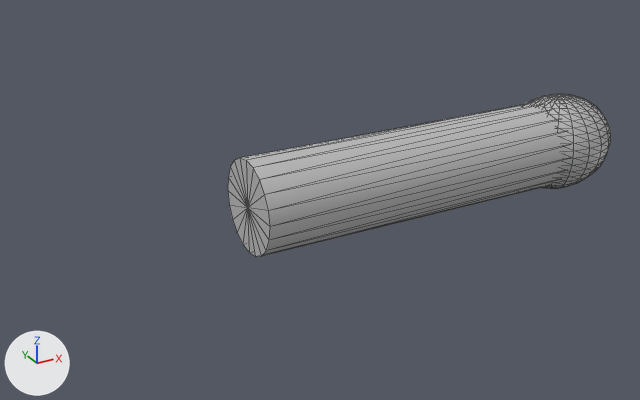
What one commit did to the FBX model Assets/PlayerFbx/HandArms.fbx.
Rendered twice from a camera (50 mm lens) standing at (-0.0524, -0.0737, 0.036) and looking at (-0.011, 0.0016, -0.0017). The lights are fixed; the arrows at lower left show +X, +Y and +Z. Mesh edges are drawn as thin lines. Where no turn or scale is listed for an object, it has been applied to the vertices. Vertices at the same position are counted once.
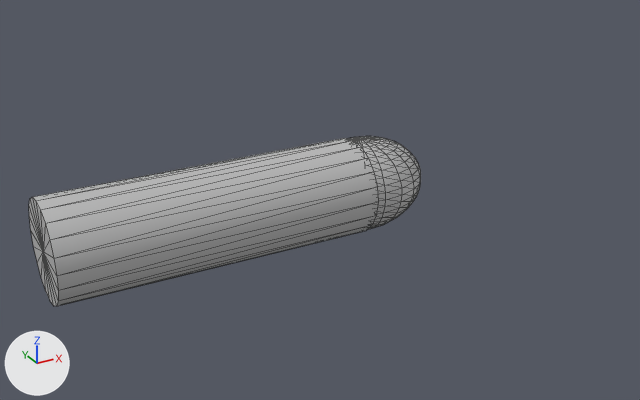
Boxes [x1, y1, x2, y2] around the edits, measured in the pictures (640 x 400 px):
'pCylinder1', mesh rescaled, moved (9% taller)
    before: [228, 103, 567, 257]
    after: [29, 138, 378, 306]
'pSphere1', mesh rescaled, moved
    before: [526, 94, 611, 188]
    after: [348, 136, 421, 229]

Patch to the scene script:
```diff
--- a/Assets/PlayerFbx/HandArms.fbx.py
+++ b/Assets/PlayerFbx/HandArms.fbx.py
@@ me_mesh @@
 me_mesh.from_pydata(...)  # 42 vertices, 80 faces; spans x -0.02..0.02, y -0.005..0.005, z -0.005..0.005
 # used by ob_pcylinder1; location = (0.0, 0.0, 0.0)
+# me_mesh part 1: the whole mesh is scaled about its middle by (-0.8, 1, -1)
 me_mesh.materials.append(mat_lambert2)
@@ me_mesh_001 @@
 me_mesh_001.from_pydata(...)  # 382 vertices, 760 faces; spans x -0.007..0.007, y -0.00555..0.00555, z -0.00555..0.00555
 # used by ob_psphere1; location = (0.02, 0.0, 0.0)
+# me_mesh_001 part 2: the whole mesh is scaled about its middle by (1, 0.883, 0.883)
 me_mesh_001.materials.append(mat_lambert2)
@@ ob_pcylinder1 @@
 ob_pcylinder1 = bpy.data.objects.new('pCylinder1', me_mesh)
-ob_pcylinder1.location = (0.0, 0.0, 0.0)
+ob_pcylinder1.location = (-0.02398, 0.0, 0.0)
@@ ob_psphere1 @@
 ob_psphere1 = bpy.data.objects.new('pSphere1', me_mesh_001)
-ob_psphere1.location = (0.02, 0.0, 0.0)
+ob_psphere1.location = (-0.007, 0.0, 0.0)
```
